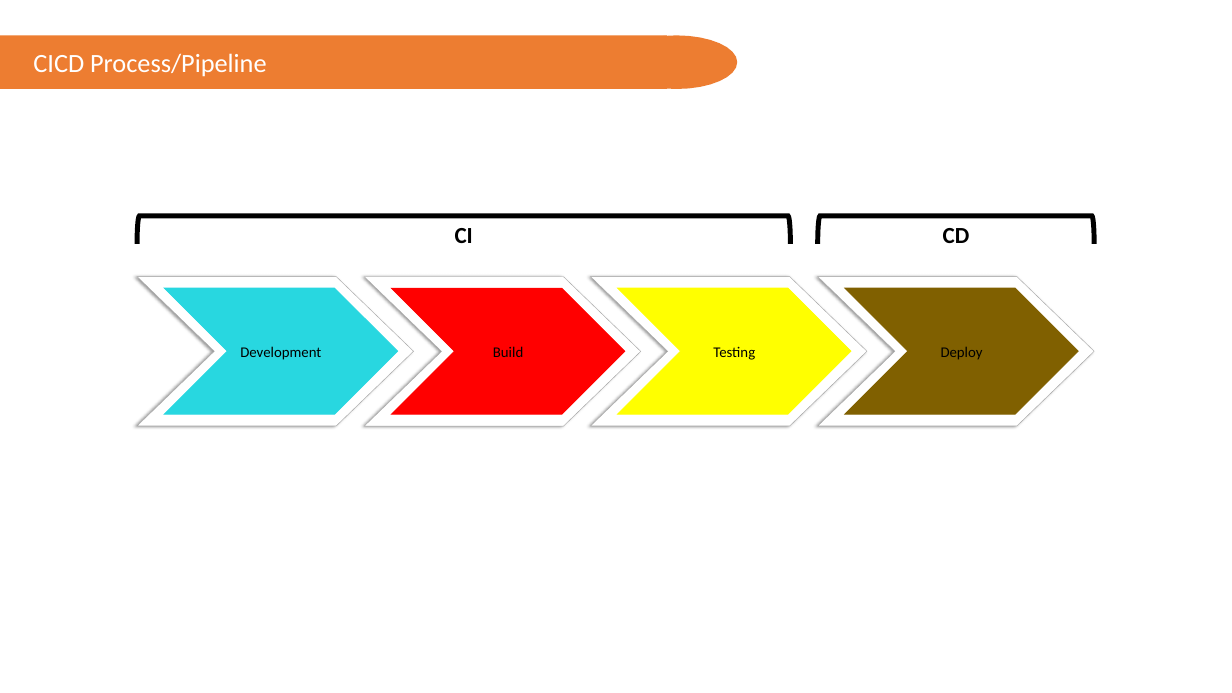
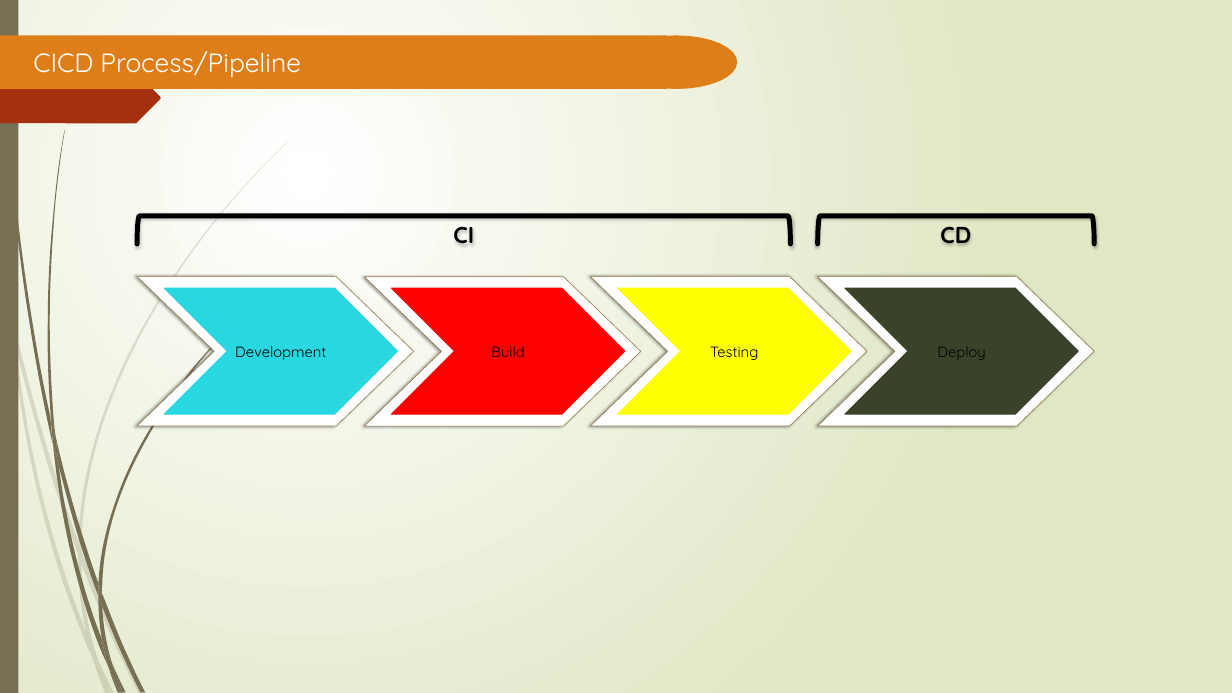
Before and after one commit to ttduyk13/CloudDevopsEngin-Project3, a slide deck: slide 3 of Presentation.pptx. Drawn at 1232x693 pixels with LibreOffice and Linux fonts; fonts in the diff are those of the drawing. Boxes give left, top, right and bottom in pixels: in the first picture for what was removed or moved away, otherwise in the second. Text is boxed around its words. In the diff, an @@ line names an element or a change of style, - is before the commit and + after.

```diff
--- a/Presentation.pptx
+++ b/Presentation.pptx
@@ background #FFFFFF to gradient #FFFFFF to #DFE8C4 @@
@@ rectangle added at (0,0,18,693), fill #766F54 @@
@@ freeform shape at (0,36,667,89): fill #ED7D31 to #DE7E18 @@
@@ text "CICD Process/Pipeline" at (33,51,301,77): font Calibri to Quicksand @@
@@ freeform shape at (616,36,737,89): fill #ED7D31 to #DE7E18 @@
@@ freeform shape added at (0,72,160,124), fill #A53010 @@
@@ left bracket "CI" at (137,216,790,244): font Calibri to Quicksand; shadow on @@
@@ left bracket "CD" at (817,216,1094,244): font Calibri to Quicksand; shadow on @@
@@ outline #A5A5A5 0.5 pt to #987D4D 0.75 pt in 4 elements at (818,277,1094,426), (590,277,866,426), (364,277,641,426), (137,277,413,426) @@
@@ chevron "Development" at (164,288,398,414): font Calibri to Quicksand; outline #28D7E0 1 pt to #28D7E0 1.25 pt @@
@@ chevron "Build" at (392,288,625,414): font Calibri to Quicksand; outline #FF0000 1 pt to #FF0000 1.25 pt @@
@@ chevron "Testing" at (617,288,851,414): font Calibri to Quicksand; outline #FFFF00 1 pt to #FFFF00 1.25 pt @@
@@ chevron "Deploy" at (845,288,1079,414): font Calibri to Quicksand; fill #806000 to #39432A; outline #806000 1 pt to #39432A 1.25 pt @@
@@ group added at (0,142,288,693): 10 freeform shapes @@
@@ group added at (3,0,241,693): 12 freeform shapes @@
```
Also in this commit, not shown: 3 other slides changed, 1 slide added, 8 other files.
